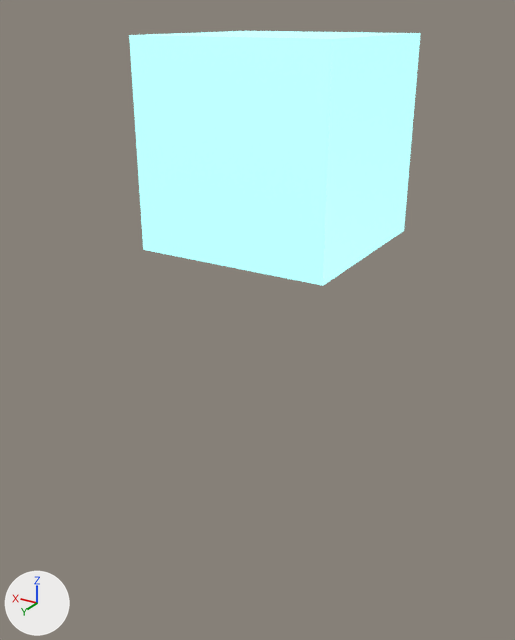
One commit to the glTF model models/cubes.gltf: the scene before it, then after it.
The view is the same before and after, from a 50 mm camera at (-5.27, 9.45, 1.77) aimed at (-0.9, 2.15, -1.88). Arrows for +X, +Y and +Z are at lower left; the lights stay in place. Both versions are drawn at frame 4 of the action 'box011Action'; the numbers are the values there.
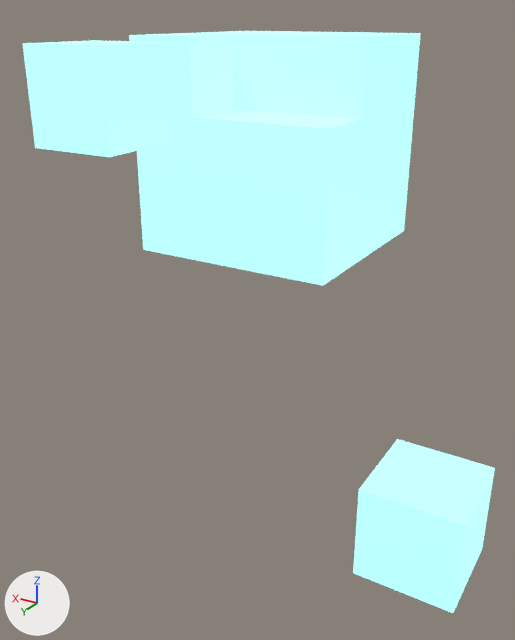
The change, as a list of edits to the scene's bpy script:
```text
Change ob_box211:
    ob_box211.location: (-1.0, 1.0, 1.0) -> (-3.75, 3.75, -2.8)
Change ob_box011:
    ob_box011.location: (0.0, 1.0, 1.0) -> (0.0, 3.75, 1.0)
```

Boxes [x1, y1, x2, y2] around the edits, measured in the pictures (515 x 640 px):
'box211', moved
    before: [257, 35, 367, 129]
    after: [353, 439, 495, 613]
'box011', moved
    before: [190, 34, 296, 123]
    after: [22, 40, 173, 157]
'box201', unchanged, uncovered by the edit
    before: [298, 34, 396, 119]
    after: [295, 34, 396, 119]
'Box6.011', unchanged, uncovered by the edit
    before: [237, 33, 315, 35]
    after: [232, 33, 315, 114]
